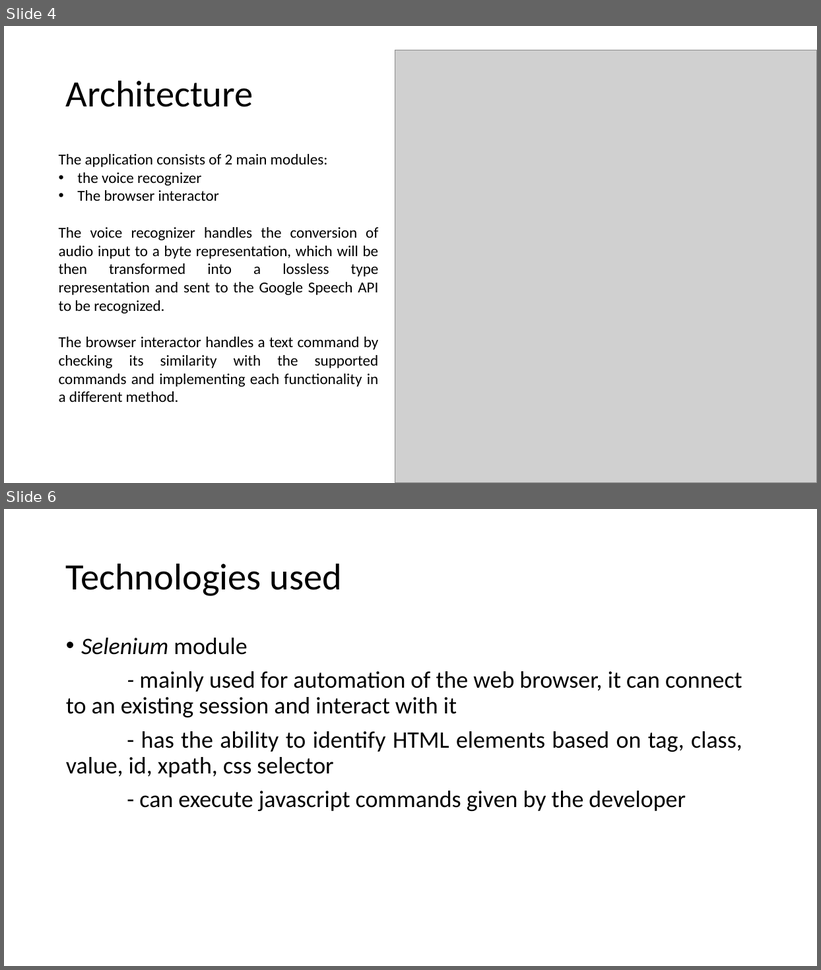
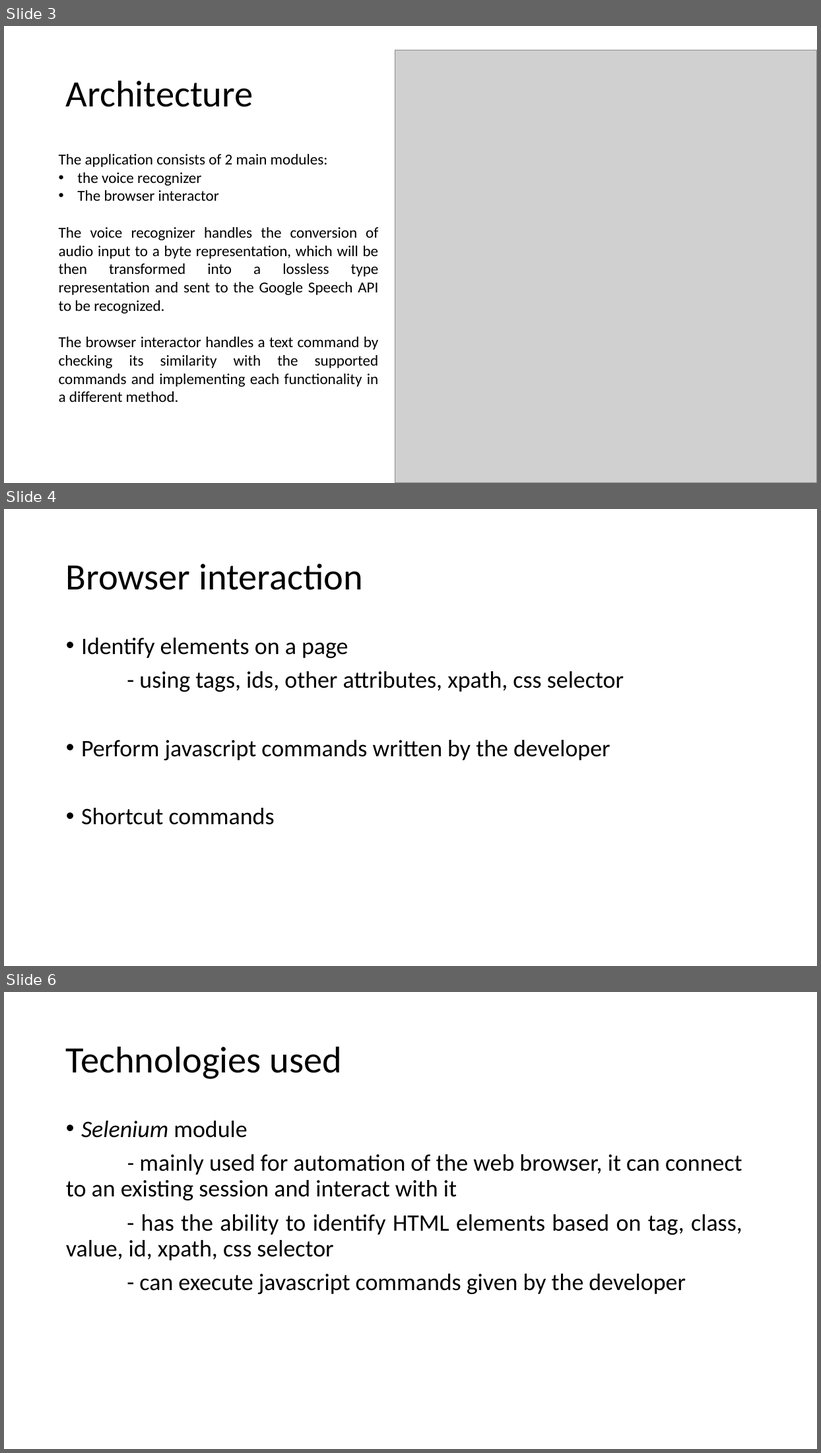
Before and after one commit to stefanihnatiw/VoiceWeb, a slide deck: Licenta2019IhnatiwStefan/presentation.pptx. Shown one above the other, each under a label of ours: slides 4 and 6 before the commit, slides 3, 4 and 6 after it; the slides between them are not shown. The pictures are 821x970 and 821x1453 pixels, drawn with LibreOffice and Linux fonts; fonts in the diff are those of the drawing; grey boxes stand for pictures. Boxes give left, top, right and bottom in pixels: in the first picture for what was removed or moved away, otherwise in the second. Text is boxed around its words. In the diff, an @@ line names an element or a change of style, - is before the commit and + after.

```diff
--- a/Licenta2019IhnatiwStefan/presentation.pptx
+++ b/Licenta2019IhnatiwStefan/presentation.pptx
@@ slide 4 added at (4, 509, 817, 966), background #FFFFFF @@
@@ title added at (66, 564, 363, 590), 44 pt, text #000000 @@
+Browser interaction
@@ text added at (81, 638, 624, 825), 28 pt, text #000000 @@
+• Identify elements on a page
+- using tags, ids, other attributes, xpath, css selector
+• Perform javascript commands written by the developer
+• Shortcut commands
@@ what was slide 4 is now slide 3 @@
```
Also in this commit, not shown: 2 slides changed, 1 slide removed.
